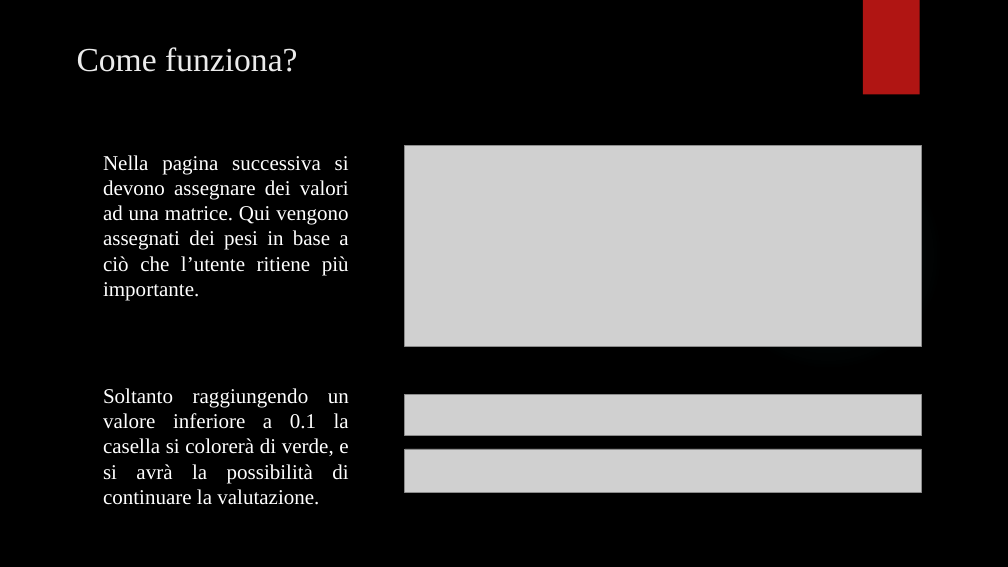
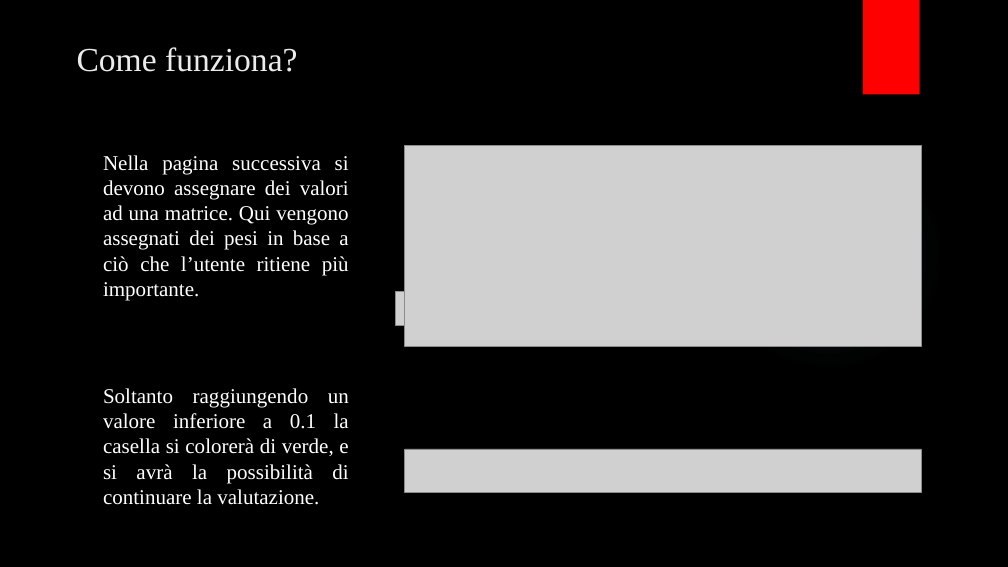
Before and after one commit to MetalGandix/ProjectSeiApp, a slide deck: slide 14 of SeiAppPP.pptx. Drawn at 1008x567 pixels with LibreOffice and Linux fonts; fonts in the diff are those of the drawing; grey boxes stand for pictures; background and template pictures are left out. Boxes give left, top, right and bottom in pixels: in the first picture for what was removed or moved away, otherwise in the second. Text is boxed around its words. In the diff, an @@ line names an element or a change of style, - is before the commit and + after.

```diff
--- a/SeiAppPP.pptx
+++ b/SeiAppPP.pptx
@@ rectangle at [863, 0, 920, 95]: fill #B01513 to #FF0000 @@
@@ picture: place and size @@
-picture at [405, 395, 921, 436]
+picture at [395, 292, 825, 326]
```
Also in this commit, not shown: 21 other slides changed, 1 other file.
